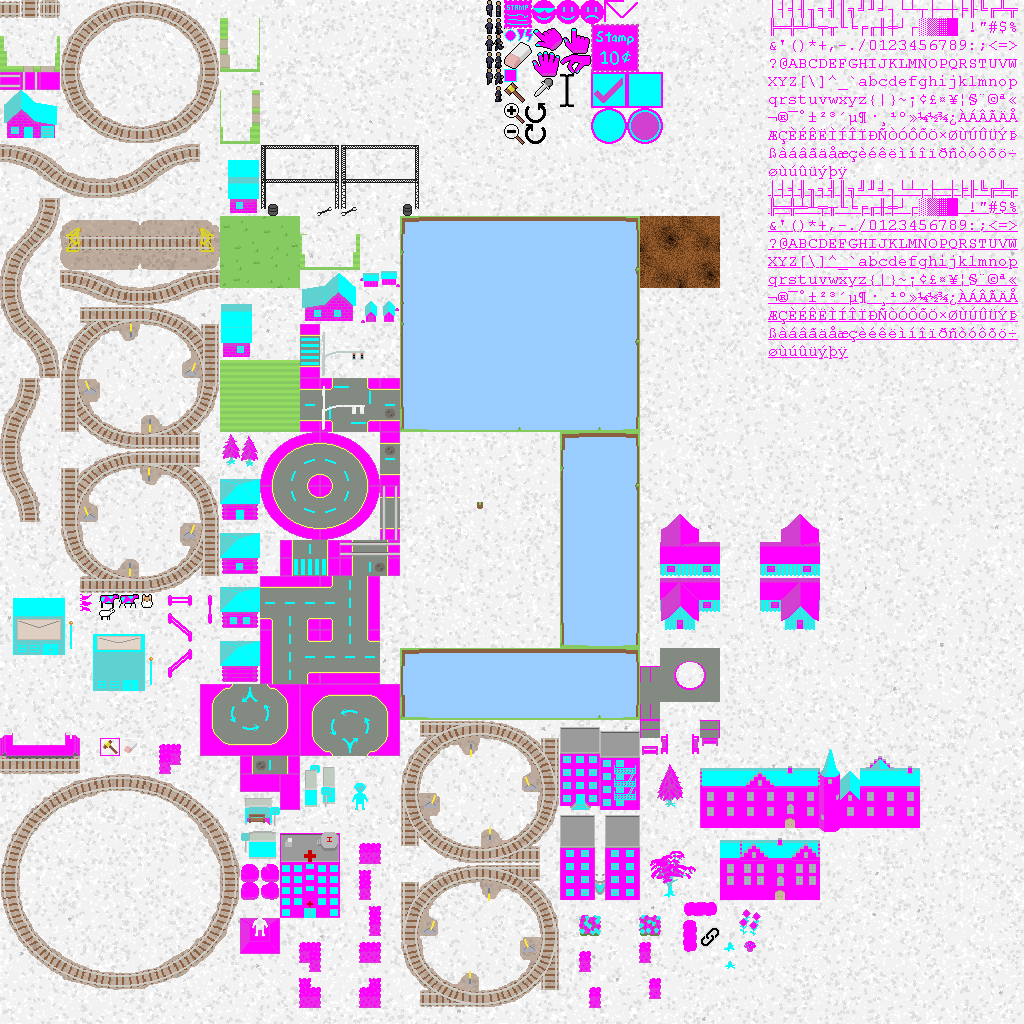
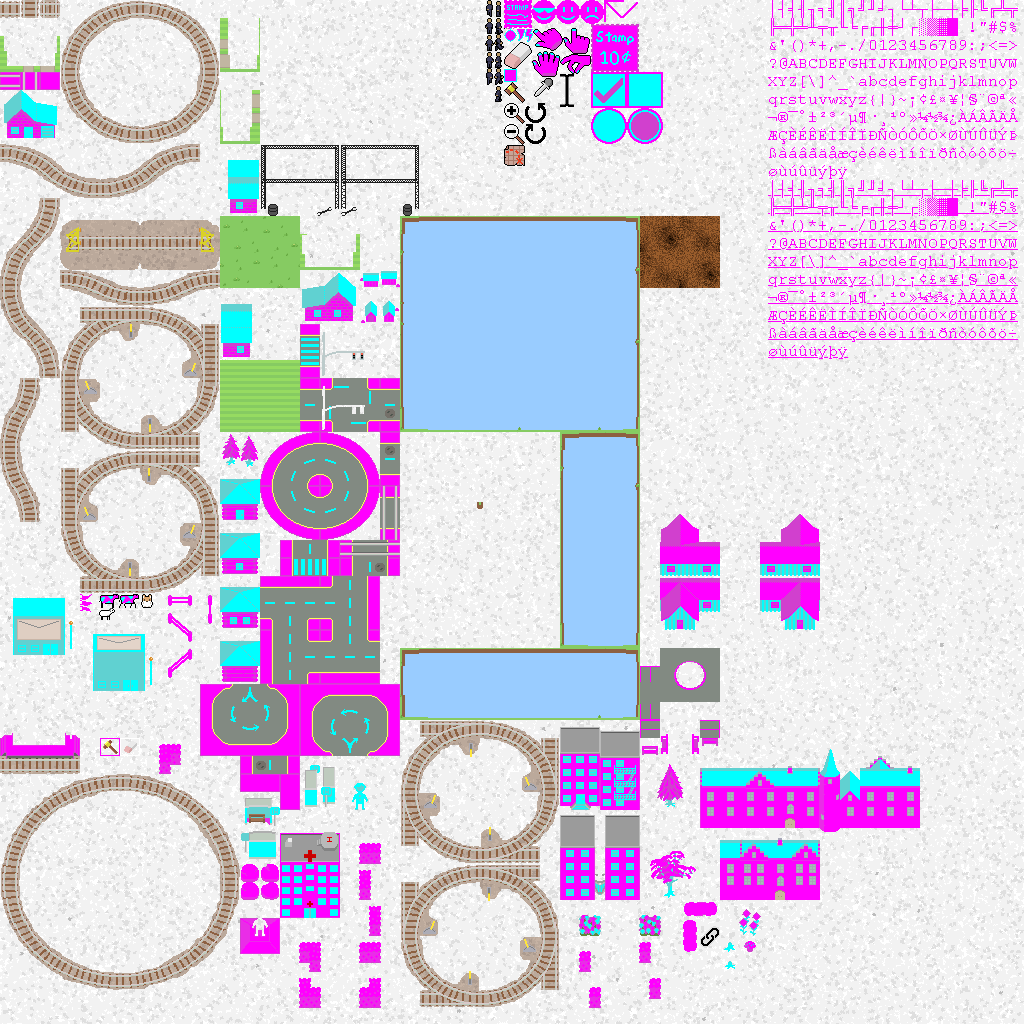
Layer changes from the first 1024×1024 image to the second:
painted on "base.png copy" over (x1=504, y1=145, x2=525, y2=166)
